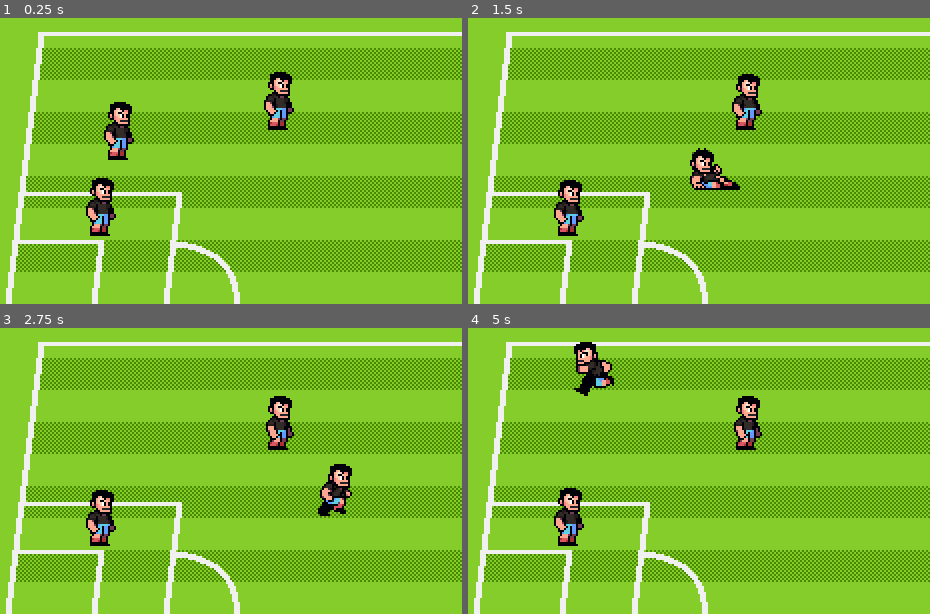
Above: before the commit, frames 1-4 (two rows, left to right).
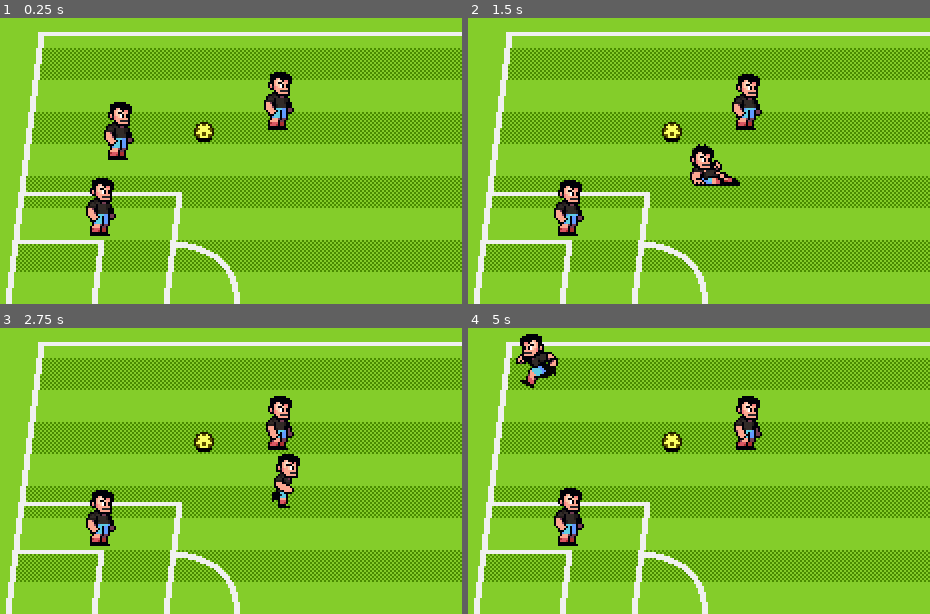
Above: after the commit, the same moments.

Repository: Nono-hash000/Soccer
Game: Godot game, scene res://scenes/world.tscn
Same seed, same stepped clock (60 frames per second), same inputs: the game is played once before the commit and once after it.
Inputs (mouse positions are in pixels of both pictures, inside the frame that each line leads up to):
- Up to frame 1 (0.25 s): no input
- Up to frame 2 (1.5 s): tap Enter at 0.5 s; move the mouse to (772, 106) at 0.52 s; hold Right (p1_right) 0.53-1.28 s; tap [ (p1_pass) at 0.6 s; click (772, 106) at 0.67 s; move the mouse to (537, 140) at 1.27 s; hold Down (p1_down) from 1.28 s (still down); tap ] (p1_shoot) at 1.35 s
- Up to frame 3 (2.75 s): move the mouse to (240, 353) at 2.02 s; release Down (p1_down) at 2.03 s; hold Right (p1_right) from 2.03 s (still down); tap S (p2_down) at 2.1 s
- Up to frame 4 (5 s): move the mouse to (620, 505) at 2.77 s; release Right (p1_right) at 2.78 s; hold Up (p1_up) 2.78-3.53 s; tap A (p2_left) at 2.85 s; click (620, 505) at 2.92 s; move the mouse to (819, 488) at 3.52 s; hold Left (p1_left) from 3.53 s (still down); tap ` (p2_pass) at 3.6 s; move the mouse to (481, 379) at 4.27 s; tap D (p2_right) at 4.35 s

The runs differ from the first frame. In frame 1, 0.2% of the frame differs, in the area x 41-47%, y 36-44%; in frame 2, 1.1%; in frame 3, 1.9%; in frame 4, 2.2%, in the area x 10-47%, y 2-44%.

Commit message:
added ball and it's state machine

Diff:
--- a/project.godot
+++ b/project.godot
@@ -98,6 +98,12 @@
 ]
 }
 
+[layer_names]
+
+2d_physics/layer_1="PitchWalls"
+2d_physics/layer_2="Player"
+2d_physics/layer_3="Ball"
+
 [physics]
 
 3d/physics_engine="Jolt Physics"
--- a/scenes/Characters/character_states/player_state_tackling.gd
+++ b/scenes/Characters/character_states/player_state_tackling.gd
@@ -1,14 +1,20 @@
 class_name PlayerStateTackling
 extends PlayerState
 
-const DURATION_TACKLE := 200
+const DURATION_PRIOR_RECOVERY := 200
+const GROUND_FRICTION := 250.0
 
-var time_start_tackle := Time.get_ticks_msec()
+var is_tackle_complete := false
+var time_finish_tackle := Time.get_ticks_msec()
 
 func _enter_tree() -> void:
 	animation_player.play("tackle")
-	time_start_tackle = Time.get_ticks_msec()
 
-func _process(_delta: float) -> void:
-	if Time.get_ticks_msec() - time_start_tackle > DURATION_TACKLE:
+func _process(delta: float) -> void:
+	if not is_tackle_complete:
+		player.velocity = player.velocity.move_toward(Vector2.ZERO, delta * GROUND_FRICTION)
+		if player.velocity == Vector2.ZERO:
+			is_tackle_complete = true
+			time_finish_tackle = Time.get_ticks_msec()
+	elif Time.get_ticks_msec() - time_finish_tackle > DURATION_PRIOR_RECOVERY:
 		state_transition_requested.emit(Player.State.RECOVERING)
--- a/scenes/Characters/player.tscn
+++ b/scenes/Characters/player.tscn
@@ -104,6 +104,7 @@
 height = 18.0
 
 [node name="Player" type="CharacterBody2D" unique_id=1434091063]
+collision_layer = 2
 script = ExtResource("1_y7cse")
 control_scheme = 2
 speed = 80.0
--- /dev/null
+++ b/scenes/ball/ball.gd
@@ -0,0 +1,23 @@
+class_name Ball
+extends AnimatableBody2D
+
+enum State {CARRIED, FREEFORM, SHOT}
+
+@onready var player_detection_area: Area2D = $PlayerDetectionArea
+
+var carrier : Player = null
+var current_state : BallState = null
+var state_factory := BallStateFactory.new()
+var velocity := Vector2.ZERO
+
+func _ready() -> void:
+	switch_states(State.FREEFORM)
+
+func switch_states(state: Ball.State) -> void:
+	if current_state != null:
+		current_state.queue_free()
+	current_state = state_factory.get_fresh_state(state)
+	current_state.setup(self, player_detection_area, carrier)
+	current_state.state_transition_requested.connect(switch_states)
+	current_state.name = "BallStateMachine"
+	call_deferred("add_child", current_state)
--- /dev/null
+++ b/scenes/ball/ball.tscn
@@ -0,0 +1,100 @@
+[gd_scene format=3 uid="uid://bv5lrexexhrgn"]
+
+[ext_resource type="Texture2D" uid="uid://donu48h3rug1b" path="res://assets/assets/art/props/soccer-ball.png" id="1_oqv3d"]
+[ext_resource type="Script" uid="uid://dmtuqa5yv58pk" path="res://scenes/ball/ball.gd" id="1_stoaj"]
+[ext_resource type="Texture2D" uid="uid://lamf0hsbfk6u" path="res://assets/assets/art/props/ball-shadow.png" id="2_nv6q1"]
+
+[sub_resource type="CircleShape2D" id="CircleShape2D_rohb4"]
+radius = 5.0
+
+[sub_resource type="Animation" id="Animation_stoaj"]
+length = 0.001
+tracks/0/type = "value"
+tracks/0/imported = false
+tracks/0/enabled = true
+tracks/0/path = NodePath("BallSprite:frame")
+tracks/0/interp = 1
+tracks/0/loop_wrap = true
+tracks/0/keys = {
+"times": PackedFloat32Array(0),
+"transitions": PackedFloat32Array(1),
+"update": 1,
+"values": [0]
+}
+
+[sub_resource type="Animation" id="Animation_xotqv"]
+resource_name = "idle"
+length = 0.1
+loop_mode = 1
+tracks/0/type = "value"
+tracks/0/imported = false
+tracks/0/enabled = true
+tracks/0/path = NodePath("BallSprite:frame")
+tracks/0/interp = 1
+tracks/0/loop_wrap = true
+tracks/0/keys = {
+"times": PackedFloat32Array(0),
+"transitions": PackedFloat32Array(1),
+"update": 1,
+"values": [0]
+}
+
+[sub_resource type="Animation" id="Animation_jbgth"]
+resource_name = "roll"
+length = 0.19999999999999998
+loop_mode = 1
+step = 0.05
+tracks/0/type = "value"
+tracks/0/imported = false
+tracks/0/enabled = true
+tracks/0/path = NodePath("BallSprite:frame")
+tracks/0/interp = 1
+tracks/0/loop_wrap = true
+tracks/0/keys = {
+"times": PackedFloat32Array(0, 0.05, 0.1, 0.15),
+"transitions": PackedFloat32Array(1, 1, 1, 1),
+"update": 1,
+"values": [0, 1, 2, 3]
+}
+
+[sub_resource type="AnimationLibrary" id="AnimationLibrary_yjhvv"]
+_data = {
+&"RESET": SubResource("Animation_stoaj"),
+&"idle": SubResource("Animation_xotqv"),
+&"roll": SubResource("Animation_jbgth")
+}
+
+[sub_resource type="CircleShape2D" id="CircleShape2D_omme6"]
+radius = 4.0
+
+[node name="Ball" type="AnimatableBody2D" unique_id=451405486]
+collision_layer = 4
+script = ExtResource("1_stoaj")
+
+[node name="BallSprite" type="Sprite2D" parent="." unique_id=480312299]
+texture = ExtResource("1_oqv3d")
+centered = false
+offset = Vector2(-5, -10)
+hframes = 4
+
+[node name="CollisionShape2D" type="CollisionShape2D" parent="." unique_id=1129642523]
+position = Vector2(0, -5)
+shape = SubResource("CircleShape2D_rohb4")
+
+[node name="AnimationPlayer" type="AnimationPlayer" parent="." unique_id=113199799]
+libraries/ = SubResource("AnimationLibrary_yjhvv")
+autoplay = &"idle"
+
+[node name="ShadowSprite" type="Sprite2D" parent="." unique_id=150771783]
+texture = ExtResource("2_nv6q1")
+centered = false
+offset = Vector2(-8, -16)
+
+[node name="PlayerDetectionArea" type="Area2D" parent="." unique_id=871443973]
+position = Vector2(0, -5)
+collision_layer = 0
+collision_mask = 2
+monitorable = false
+
+[node name="CollisionShape2D" type="CollisionShape2D" parent="PlayerDetectionArea" unique_id=1347578931]
+shape = SubResource("CircleShape2D_omme6")
--- /dev/null
+++ b/scenes/ball/ball_state_factory.gd
@@ -0,0 +1,15 @@
+class_name BallStateFactory
+
+var states : Dictionary
+
+func _init() -> void:
+	states = {
+		Ball.State.CARRIED: BallStateCarried,
+		Ball.State.FREEFORM: BallStateFreeform,
+		Ball.State.SHOT: BallStateShot,
+
+	}
+
+func get_fresh_state(state: Ball.State) -> BallState:
+	assert(states.has(state), "state doesn't exist")
+	return states.get(state).new()
--- /dev/null
+++ b/scenes/ball/ball_states/ball_state.gd
@@ -0,0 +1,13 @@
+class_name BallState
+extends Node
+
+signal state_transition_requested(new_state: Ball.State)
+
+var ball : Ball = null
+var carrier : Player = null
+var player_detection_area : Area2D = null
+
+func setup(context_ball: Ball, context_player_detection_area: Area2D, context_carrier: Player) -> void:
+	ball = context_ball
+	player_detection_area = context_player_detection_area
+	carrier = context_carrier
--- /dev/null
+++ b/scenes/ball/ball_states/ball_state_carried.gd
@@ -0,0 +1,8 @@
+class_name BallStateCarried
+extends BallState
+
+func _enter_tree() -> void:
+	assert(carrier != null)
+
+func _process(_delta: float) -> void:
+	ball.position = carrier.position
--- /dev/null
+++ b/scenes/ball/ball_states/ball_state_freeform.gd
@@ -0,0 +1,9 @@
+class_name BallStateFreeform
+extends BallState
+
+func _enter_tree() -> void:
+	player_detection_area.body_entered.connect(on_player_enter.bind())
+
+func on_player_enter(body: Player) -> void:
+	ball.carrier = body
+	state_transition_requested.emit(Ball.State.CARRIED)
--- /dev/null
+++ b/scenes/ball/ball_states/ball_state_shot.gd
@@ -0,0 +1,2 @@
+class_name BallStateShot
+extends BallState
--- a/scenes/world.tscn
+++ b/scenes/world.tscn
@@ -4,6 +4,7 @@
 [ext_resource type="Texture2D" uid="uid://dqagx2k7log4l" path="res://assets/assets/art/backgrounds/pitch-pattern.png" id="2_k0juu"]
 [ext_resource type="Texture2D" uid="uid://bbx2lf8feh0df" path="res://assets/assets/art/backgrounds/pitch-lines.png" id="3_71j4m"]
 [ext_resource type="PackedScene" uid="uid://dl4qxnhn11iil" path="res://scenes/Characters/player.tscn" id="4_k0juu"]
+[ext_resource type="PackedScene" uid="uid://bv5lrexexhrgn" path="res://scenes/ball/ball.tscn" id="5_71j4m"]
 
 [node name="World" type="Node2D" unique_id=956741788]
 
@@ -24,13 +25,19 @@
 texture = ExtResource("3_71j4m")
 centered = false
 
-[node name="Player" parent="." unique_id=1434091063 instance=ExtResource("4_k0juu")]
+[node name="ActorsContanier" type="Node2D" parent="." unique_id=1648380568]
+y_sort_enabled = true
+
+[node name="Player" parent="ActorsContanier" unique_id=1434091063 instance=ExtResource("4_k0juu")]
 position = Vector2(109, 108)
 control_scheme = 1
 
-[node name="Player2" parent="." unique_id=1735007460 instance=ExtResource("4_k0juu")]
+[node name="Player2" parent="ActorsContanier" unique_id=1735007460 instance=ExtResource("4_k0juu")]
 position = Vector2(189, 93)
 
-[node name="Player3" parent="." unique_id=1064911614 instance=ExtResource("4_k0juu")]
+[node name="Player3" parent="ActorsContanier" unique_id=1064911614 instance=ExtResource("4_k0juu")]
 position = Vector2(100, 146)
 control_scheme = 0
+
+[node name="Ball" parent="ActorsContanier" unique_id=451405486 instance=ExtResource("5_71j4m")]
+position = Vector2(151, 99)
Not shown, added: scenes/ball/ball.gd.uid
Not shown, added: scenes/ball/ball_state_factory.gd.uid
Not shown, added: scenes/ball/ball_states/ball_state.gd.uid
Not shown, added: scenes/ball/ball_states/ball_state_carried.gd.uid
Not shown, added: scenes/ball/ball_states/ball_state_freeform.gd.uid
Not shown, added: scenes/ball/ball_states/ball_state_shot.gd.uid
